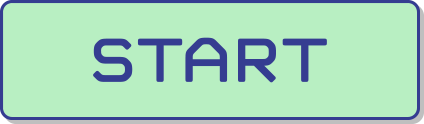
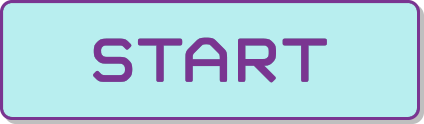
Before/after of a 424x124 layered artwork. What changed in the layer stack:
added layer "ベクトルスマートオブジェクト のコピー" above "ベクトルスマートオブジェクト" over (0, 0, 420, 120)
hid "ベクトルスマートオブジェクト" over (0, 0, 420, 120)
